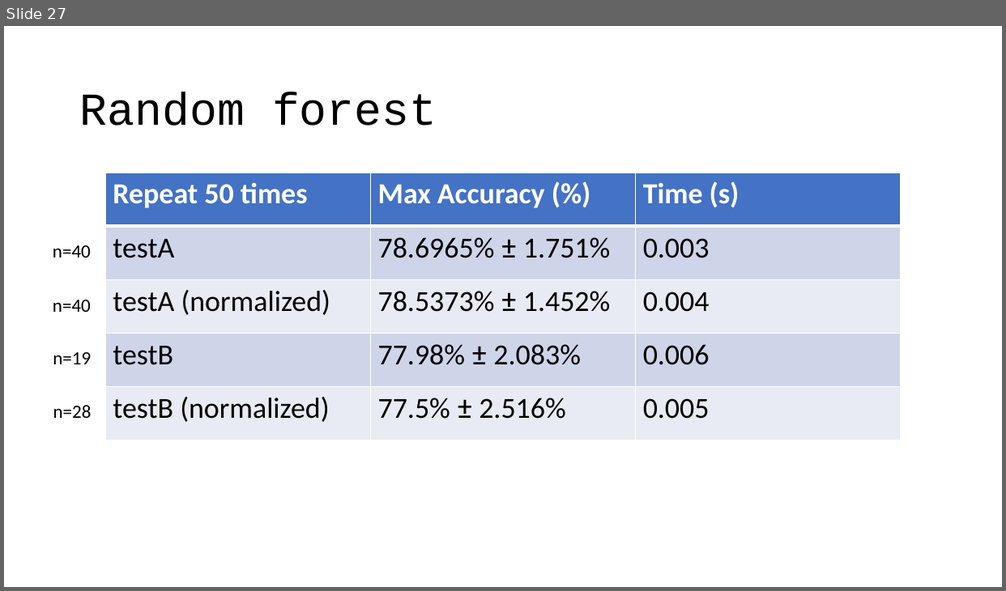
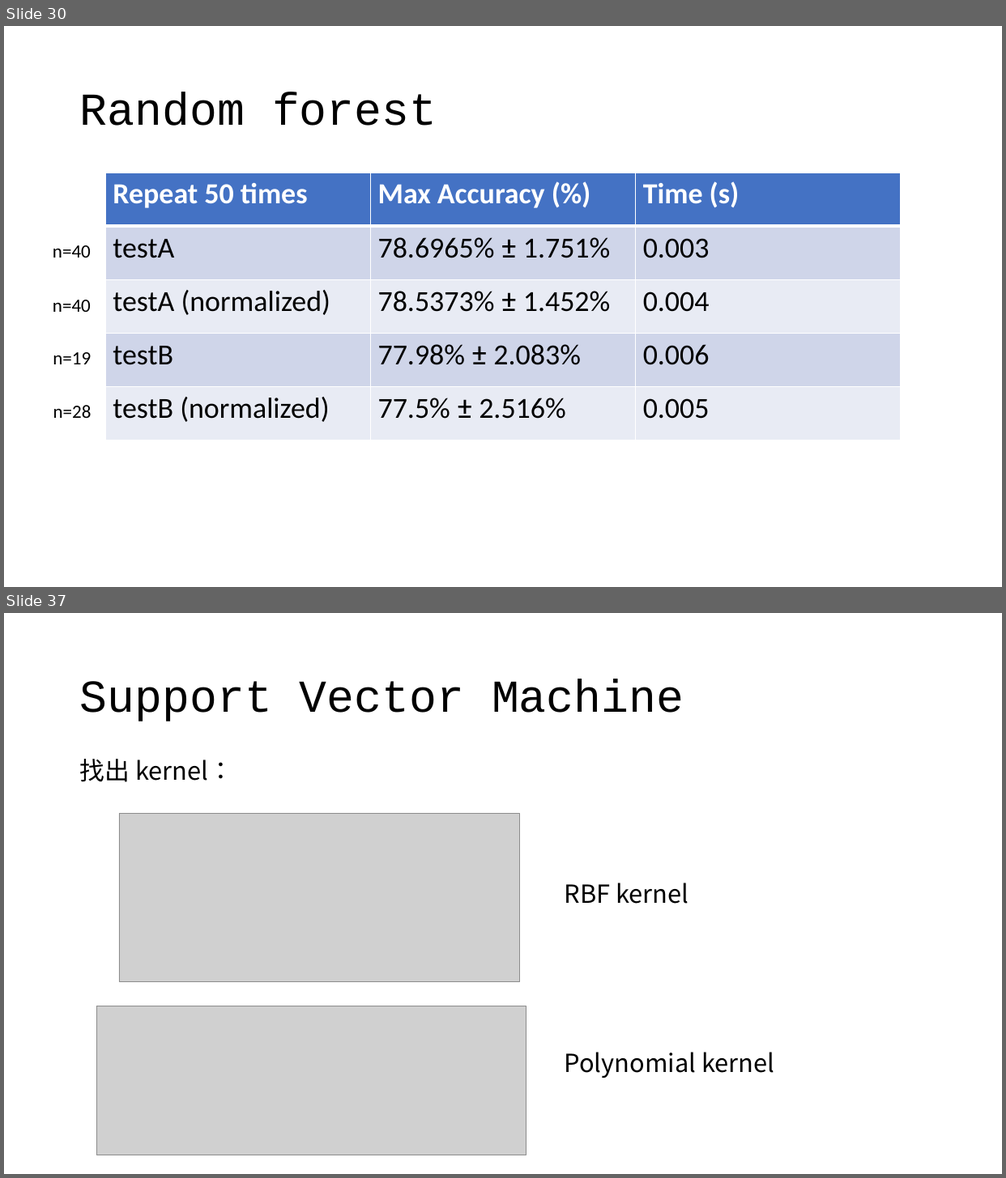
Before and after one commit to OEmiliatanO/CSE_data_mining, a slide deck: hw1/ppt/第八組.pptx. Shown one above the other, each under a label of ours: slide 27 before the commit, slides 30 and 37 after it; the slides between them are not shown. The pictures are 1006x591 and 1006x1178 pixels, drawn with LibreOffice and Linux fonts; fonts in the diff are those of the drawing; grey boxes stand for pictures. Boxes give left, top, right and bottom in pixels: in the first picture for what was removed or moved away, otherwise in the second. Text is boxed around its words. In the diff, an @@ line names an element or a change of style, - is before the commit and + after.

```diff
--- a/hw1/ppt/第八組.pptx
+++ b/hw1/ppt/第八組.pptx
@@ slide 37 added at (4, 613, 1002, 1174), background #FFFFFF @@
@@ title added at (80, 679, 684, 722), 44 pt, text #000000 @@
+Support Vector Machine
@@ text added at (80, 759, 233, 782), 24 pt, text #000000 @@
+找出 kernel：
@@ picture added at (119, 814, 520, 982) @@
@@ text added at (565, 883, 688, 904), 24 pt, text #000000 @@
+RBF kernel
@@ picture added at (97, 1006, 526, 1155) @@
@@ text added at (565, 1052, 774, 1078), 24 pt, text #000000 @@
+Polynomial kernel
@@ what was slide 27 is now slide 30 @@
```
Also in this commit, not shown: 13 other slides added.
